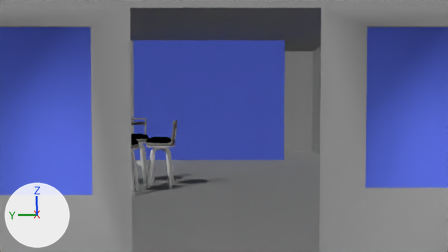
The Blender file bar v1.blend as it was, and as the next commit left it.
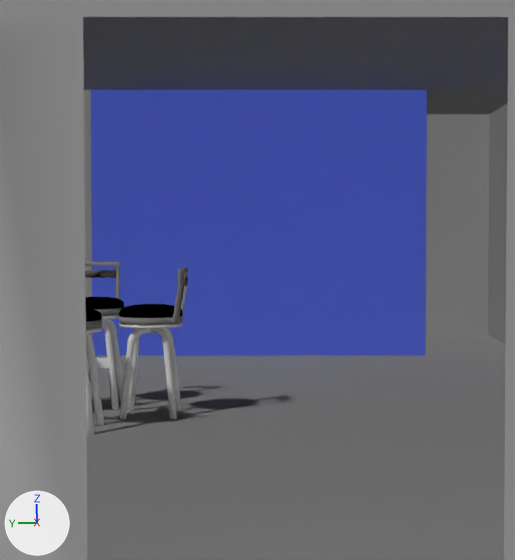
Each version is shown from the file's camera 'Camera', then close up on the part from 21% to 72% of the width and 0% to 100% of the height. Arrows for +X, +Y and +Z are at lower left; the lights stay in place.
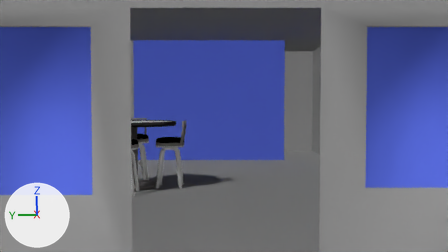
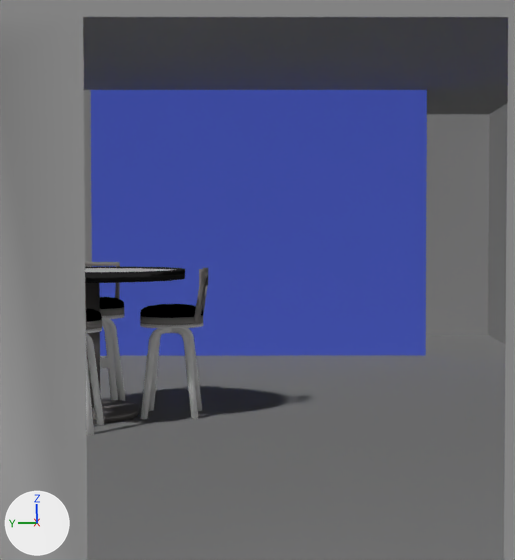
The change, as JSON lines over the scene's bpy script:
```json
{"op": "add", "block": "mat_material_000", "code": ["mat_material_000 = diffuse_material('Material.000')", "mat_material_000.base_color = (0.0352, 0.0352, 0.0352)  # black #353535"]}
{"op": "add", "block": "mat_material_002", "code": ["mat_material_002 = diffuse_material('Material.002')", "mat_material_002.base_color = (0.8, 0.8, 0.8)  # white #e7e7e7"]}
{"op": "add", "block": "mat_metal_chair_001", "code": ["mat_metal_chair_001 = diffuse_material('metal chair.001')", "mat_metal_chair_001.base_color = (0.281, 0.263, 0.256)  # grey #908c8a"]}
{"op": "add", "block": "me_cylinder_009", "code": ["me_cylinder_009 = bpy.data.meshes.new('Cylinder.009')", "me_cylinder_009.from_pydata(...)  # 128 vertices, 98 faces; spans x -1.0..1.0, y -1.0..1.0, z -1.0..1.0", "# faces by material slot: [97, 1]", "me_cylinder_009.materials.append(mat_material_000)  # black #353535", "me_cylinder_009.materials.append(mat_material_002)  # its picture is missing"]}
{"op": "add", "block": "me_cylinder_008", "code": ["me_cylinder_008 = bpy.data.meshes.new('Cylinder.008')", "me_cylinder_008.from_pydata(...)  # 128 vertices, 68 faces; spans x -1.0..1.0, y -1.0..1.0, z -1.0..28.0", "me_cylinder_008.materials.append(mat_metal_chair_001)  # grey #908c8a"]}
{"op": "set", "path": "ob_cylinder_005.location", "old": "(9.32, 4.62, 3.17)", "new": "(9.32, 3.95, 3.17)"}
{"op": "set", "path": "ob_torus_002.location", "old": "(9.32, 4.62, 1.55)", "new": "(9.32, 3.95, 1.55)"}
{"op": "set", "path": "ob_cylinder_004.location", "old": "(9.32, 4.62, 1.8)", "new": "(9.32, 3.95, 1.8)"}
{"op": "add", "block": "ob_cylinder_008", "code": ["ob_cylinder_008 = bpy.data.objects.new('Cylinder.008', me_cylinder_009)", "ob_cylinder_008.location = (9.0, 6.5, 3.5)", "ob_cylinder_008.scale = (3.0, 3.0, 0.15)"]}
{"op": "add", "block": "ob_cylinder_009", "code": ["ob_cylinder_009 = bpy.data.objects.new('Cylinder.009', me_cylinder_008)", "ob_cylinder_009.location = (9.0, 6.5, -0.85)", "ob_cylinder_009.scale = (1.5, 1.5, 0.15)"]}
```

Pixel boxes [x1, y1, x2, y2] of what changed, in the close-ups (515 x 560 px):
```json
{"object": "Torus.002", "change": "moved", "before": [119, 328, 182, 419], "after": [140, 328, 202, 419]}
{"object": "Cylinder.005", "change": "moved", "before": [119, 268, 188, 325], "after": [140, 268, 208, 325]}
{"object": "Cylinder.008", "change": "added", "after": [85, 267, 185, 283], "faces in mat_material_000 (black #353535)": [85, 267, 185, 283], "faces in mat_material_002 (its picture is missing)": [85, 268, 173, 272]}
{"object": "Cylinder.009", "change": "added", "after": [85, 283, 139, 424]}
{"object": "Cylinder.004", "change": "moved", "before": [119, 323, 182, 328], "after": [140, 323, 203, 328]}
```
